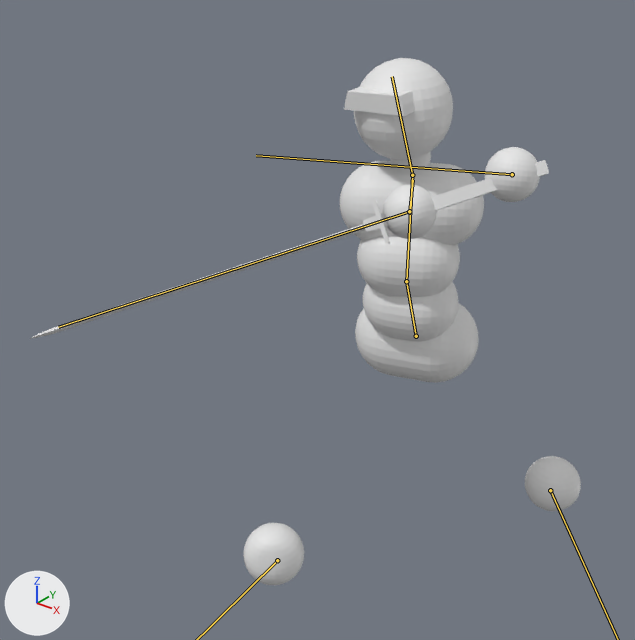
The glTF model assets/models/simple_combat_char.glb, before and after one commit.
Before and after are seen from a 50 mm camera at (1.24, -0.99, 2.03) aimed at (-0.21, 0.82, 0.9). Every picture has the same lights, and +X, +Y and +Z are marked at lower left. The older version comes first. Both versions are drawn at frame 12 of the action 'Hurt_guard'; the numbers are the values there. The bones that change are drawn over the model as lines.

In view in the first picture: 'Body', 'Sword'.
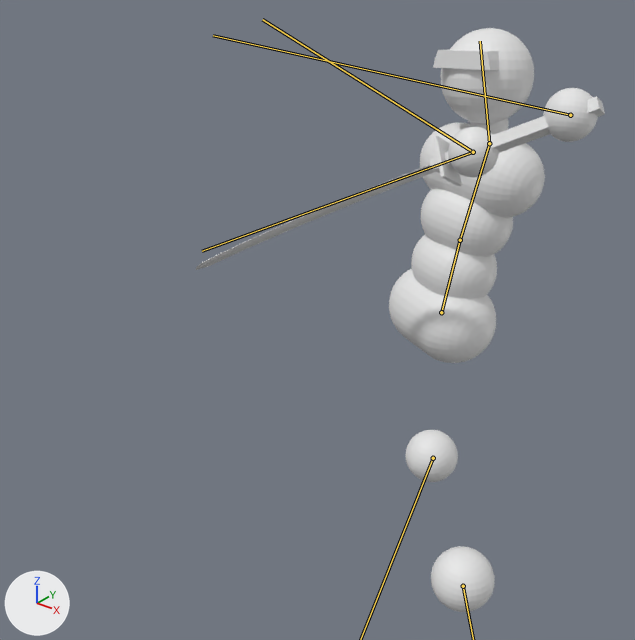
What differs and where, as boxes (x1, y1, x2, y2) in the pictures (635 x 640 px):
'Body', posed (38% narrower, 11% taller)
    before: (243, 58, 581, 585)
    after: (389, 28, 598, 612)
'Sword', posed (21% narrower)
    before: (30, 160, 549, 339)
    after: (196, 96, 605, 270)
bone 'Lower back', root to tip
    before: (416, 336) to (406, 281)
    after: (441, 312) to (460, 240)
bone 'Upper back', root to tip
    before: (406, 281) to (412, 175)
    after: (460, 240) to (489, 143)
bone 'Head', root to tip
    before: (412, 175) to (392, 76)
    after: (489, 143) to (480, 41)
bone 'Hand.L', root to tip
    before: (512, 174) to (256, 155)
    after: (570, 115) to (213, 35)
bone 'Hand.R', root to tip
    before: (409, 212) to (413, 180)
    after: (473, 152) to (262, 19)
bone 'Sword attachment', root to tip
    before: (409, 211) to (58, 327)
    after: (473, 152) to (202, 251)

Edits to the bpy script that builds the scene:
```text
Change bone_lower_back:
    where bone_lower_back = bpy.data.objects['Armature'].pose.bones['Lower back']  # child of 'Root bone'
    bone_lower_back.location: (0.0, -0.079, -0.004) -> (0.0, -0.069, 0.139)
    bone_lower_back.rotation_quaternion: (-0.976, 0.172, -0.134, -0.023) -> (-0.978, -0.121, 0.167, -0.041)  # degrees (-20, 16, 0) -> degrees (14, -20, 2)
Change bone_upper_back:
    where bone_upper_back = bpy.data.objects['Armature'].pose.bones['Upper back']  # child of 'Lower back'
    bone_upper_back.rotation_quaternion: (0.975, 0.198, 0.102, 0.009) -> (0.993, -0.067, 0.097, -0.025)  # degrees (23, 11, 3) -> degrees (-8, 11, -4)
Change bone_head:
    where bone_head = bpy.data.objects['Armature'].pose.bones['Head']  # child of 'Upper back'
    bone_head.rotation_quaternion: (0.974, -0.052, -0.207, -0.081) -> (0.996, -0.005, 0.06, -0.071)  # degrees (-4, -24, -9) -> degrees (-1, 7, -8)
Change bone_hand_l:
    where bone_hand_l = bpy.data.objects['Armature'].pose.bones['Hand.L']  # child of 'Root bone'
    bone_hand_l.location: (0.079, -0.34, -0.233) -> (0.185, -0.3, -0.046)
    bone_hand_l.rotation_quaternion: (-0.704, 0.697, 0.061, 0.122) -> (-0.507, 0.843, 0.045, 0.174)  # degrees (-89, -15, -5) -> degrees (-117, -20, -6)
Change bone_foot_l:
    where bone_foot_l = bpy.data.objects['Armature'].pose.bones['Foot.L']  # child of 'Root bone'
    bone_foot_l.location: (-0.177, -0.445, 0.347) -> (0.045, 0.089, 0.091)
    bone_foot_l.rotation_quaternion: (0.964, 0.241, -0.107, -0.014) -> (0.983, 0.167, -0.074, -0.01)  # degrees (29, -11, -5) -> degrees (19, -8, -3)
Change bone_hand_r:
    where bone_hand_r = bpy.data.objects['Armature'].pose.bones['Hand.R']  # child of 'Root bone'
    bone_hand_r.location: (-0.001, -0.946, 0.39) -> (0.078, -0.946, 0.117)
    bone_hand_r.rotation_quaternion: (0.243, 0.063, -0.436, -0.864) -> (0.329, 0.022, -0.616, -0.716)  # degrees (52, -6, -151) -> degrees (75, -22, -148)
Change bone_foot_r:
    where bone_foot_r = bpy.data.objects['Armature'].pose.bones['Foot.R']  # child of 'Root bone'
    bone_foot_r.location: (-0.145, 0.33, -0.005) -> (0.137, -0.385, 0.221)
    bone_foot_r.rotation_quaternion: (0.997, -0.074, -0.034, -0.015) -> (0.956, -0.175, -0.128, -0.199)  # degrees (-8, -4, -1) -> degrees (-17, -18, -21)
Change bone_sword_attachment:
    where bone_sword_attachment = bpy.data.objects['Armature'].pose.bones['Sword attachment']  # child of 'Root bone'
    bone_sword_attachment.location: (0.946, 0.39, 0.001) -> (0.946, 0.117, -0.078)
    bone_sword_attachment.rotation_quaternion: (0.243, 0.436, -0.864, -0.063) -> (0.329, 0.616, -0.716, -0.022)  # degrees (-20, -159, 57) -> degrees (151, -26, -92)
```
